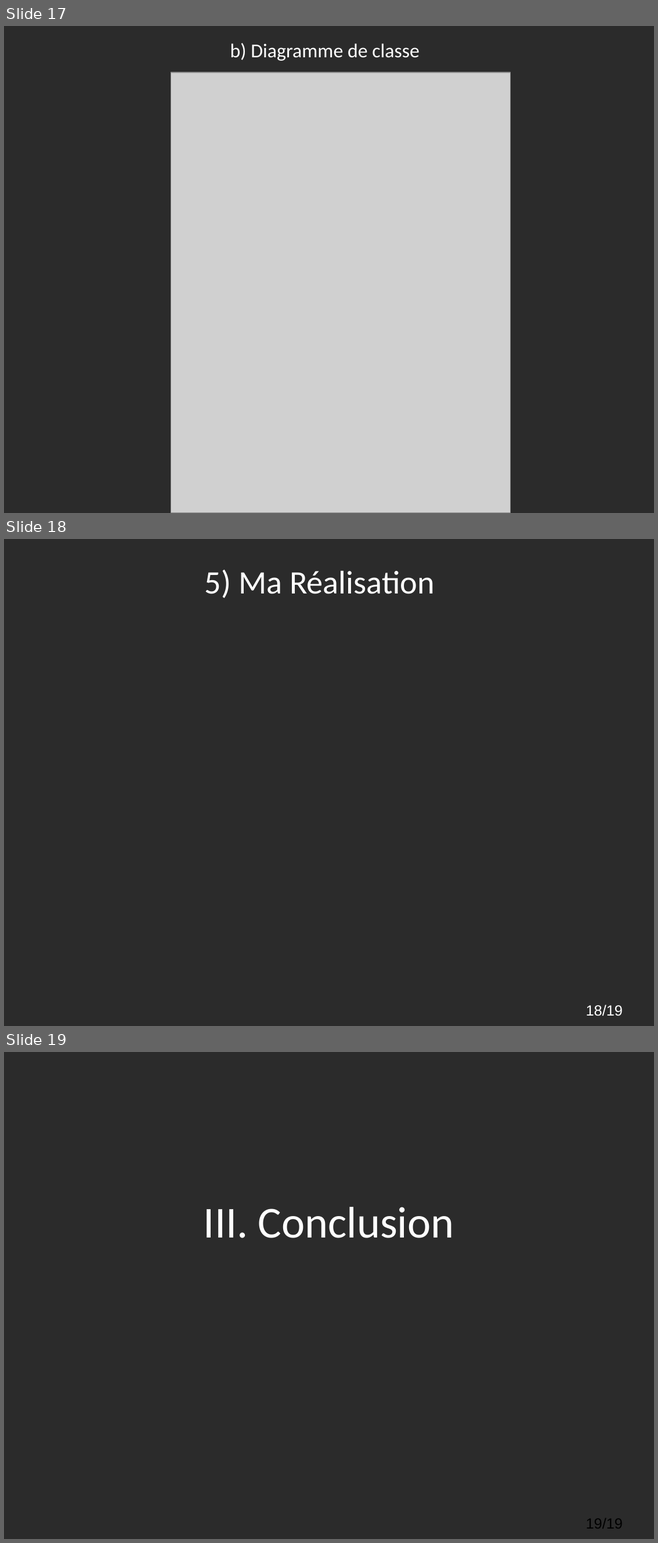
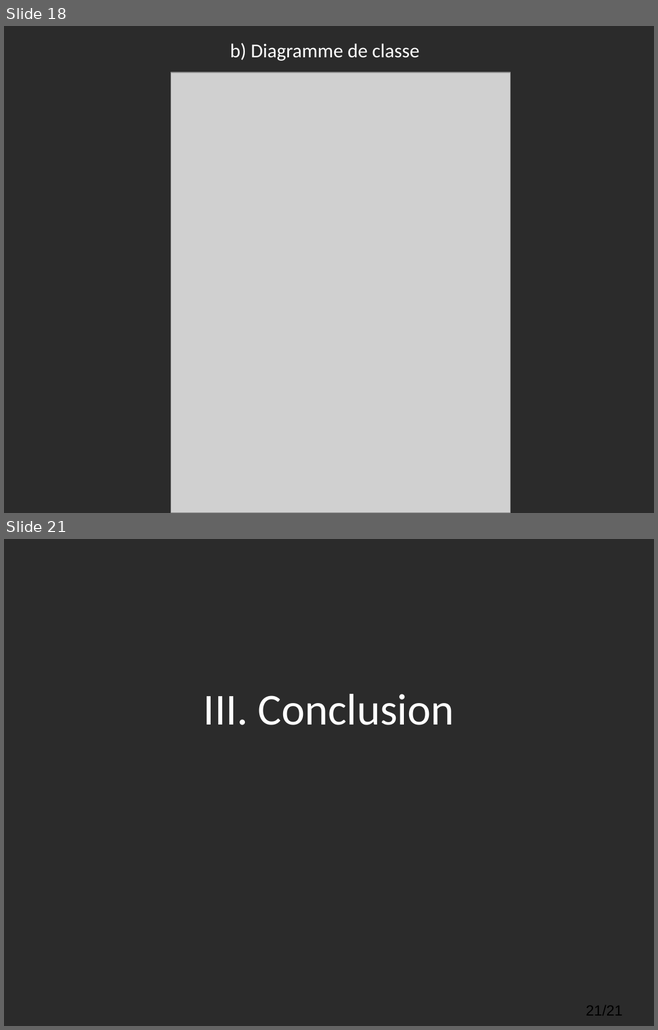
Before and after one commit to cbourgouin/Projet_Casier, a slide deck: Parties_Raspberry_Gaches/Diapo de revue/Revue de Projet Final Bourgouin Charly.odp. Shown one above the other, each under a label of ours: slides 17, 18 and 19 before the commit, slides 18 and 21 after it; the slides between them are not shown. The pictures are 658x1543 and 658x1030 pixels, drawn with LibreOffice and Linux fonts; fonts in the diff are those of the drawing; grey boxes stand for pictures; background and template pictures are left out; a plain dark background stands for a picture behind light text. Boxes give left, top, right and bottom in pixels: in the first picture for what was removed or moved away, otherwise in the second. Text is boxed around its words. In the diff, an @@ line names an element or a change of style, - is before the commit and + after.

```diff
--- a/Parties_Raspberry_Gaches/Diapo de revue/Revue de Projet Final Bourgouin Charly.odp
+++ b/Parties_Raspberry_Gaches/Diapo de revue/Revue de Projet Final Bourgouin Charly.odp
@@ slide 18 removed at [4, 539, 654, 1026], background picture (left out) @@
@@ title removed at [205, 570, 434, 598] @@
-5) Ma Réalisation
@@ page number removed at [586, 1005, 623, 1016] @@
-18/19
@@ what was slide 17 is now slide 18 @@
@@ what was slide 19 is now slide 21 @@
@@ page number at [586, 1005, 623, 1016]: text changed @@
-19/19
+21/21
```
Also in this commit, not shown: 4 slides changed, 3 slides added, 20 other files.
